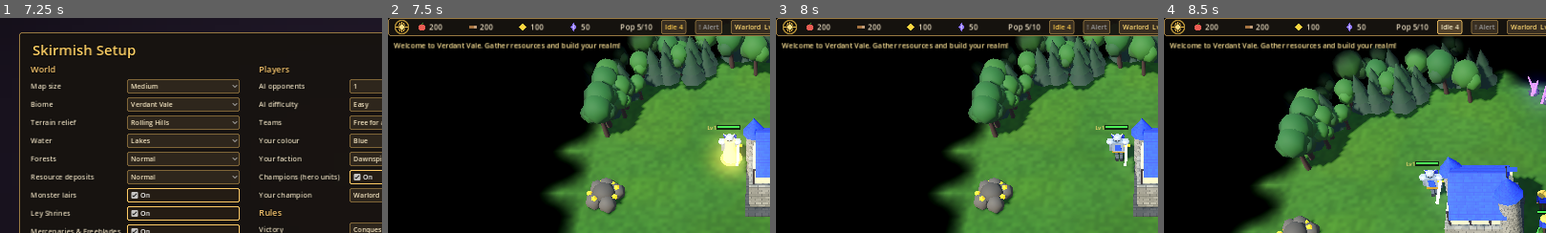
Above: before the commit, frames 1-4 (left to right).
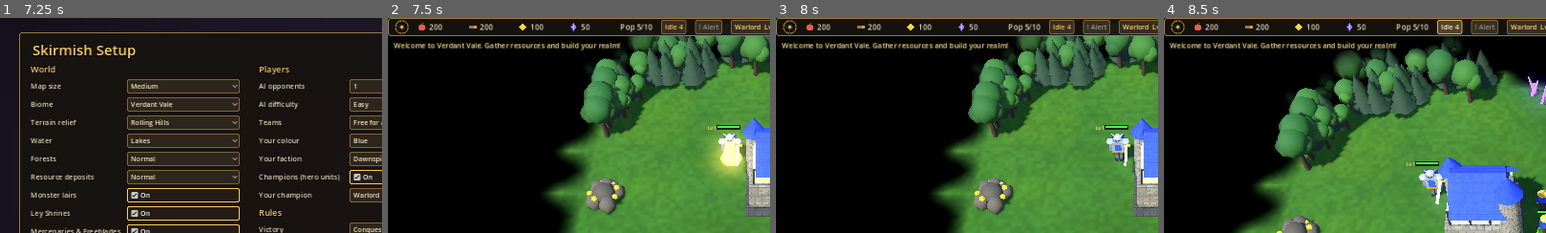
Above: after the commit, the same moments.

Repository: Wut-Lab/Ley-Realms-RTS
Game: Godot game, scene res://scenes/main.tscn
The game is run twice, just before and just after one commit, with the same random seed, the same clock (stepped at 60 frames per second) and the same inputs.
Inputs:
- Up to frame 1 (7.25 s): click "Skirmish" at 0.5 s; click "Normal" at 1.25 s; click "Normal" at 2 s; click "Normal" at 2.75 s; click "Normal" at 3.5 s; click "Easy" at 4.25 s; click "Easy" at 5 s; click "Normal" at 5.75 s; click "Normal" at 6.5 s
- Up to frame 2 (7.5 s): click "Start Game" at 7.25 s
- Up to frame 3 (8 s): no input
- Up to frame 4 (8.5 s): click "Idle 4" at 8 s
The pictures show only the part of the screen within x 0-50%, y 0-50%; the shares and areas given below are measured in that part.

Frame 1 is identical in both runs. In frame 2, 0.1% of the frame differs, in the area x 1-6%, y 0-8%; in frame 3, 0.1%; in frame 4, 0.1%.

Commit message:
Add Duskmire Covenant faction and redraw faction sigils
Fifth faction (Hunter's Moon): +10% unit HP, heal 25% on kills, +15% food.
Sigils now sit on rimmed, shaded medallions with gradient-filled, outlined
emblems.

Co-Authored-By: Claude Opus 5.5 <noreply@anthropic.com>
Claude-Session: https://claude.ai/code/session_013BExePrT3fkgkAfAkmsoAR

Diff:
--- a/scripts/defs.gd
+++ b/scripts/defs.gd
@@ -306,7 +306,7 @@
 
 # ---------------------------------------------------------------- champions
 # ---------------------------------------------------------------- factions
-const FACTION_ORDER := ["dawnspire", "thornveil", "ironhold", "starweave"]
+const FACTION_ORDER := ["dawnspire", "thornveil", "ironhold", "starweave", "duskmire"]
 const FACTIONS := {
 	"dawnspire": {"name": "Dawnspire Concord", "sigil": "Radiant Sun", "color": Color(1.0, 0.8, 0.3),
 		"perk": "Hallowed Bastions: buildings have +35% HP, towers +1 range, and all units slowly regenerate.",
@@ -320,6 +320,9 @@
 	"starweave": {"name": "Starweave Circle", "sigil": "Eight-Pointed Star", "color": Color(0.6, 0.7, 1.0),
 		"perk": "Ley Attunement: +35% mana gathering, +30% magic and healing, champion earns +40% XP.",
 		"blurb": "Astromancers who drink from the ley lines. Their magic and heroes grow fast."},
+	"duskmire": {"name": "Duskmire Covenant", "sigil": "Hunter's Moon", "color": Color(0.78, 0.45, 0.85),
+		"perk": "Night's Hunger: units have +10% HP and heal 25% of their max HP on every kill, +15% food gathering.",
+		"blurb": "Moon-bound hunters of the fen. Their warbands grow stronger the longer a fight lasts."},
 }
 
 const CHAMPION_ORDER := ["warlord", "archmage", "priestess"]
--- a/scripts/faction_icon.gd
+++ b/scripts/faction_icon.gd
@@ -1,53 +1,146 @@
 class_name FactionIcon
 extends Control
-## Drawn faction sigil: sun, thorn-leaf, anvil or star.
+## Drawn faction sigil on a rimmed medallion.
 
 var faction := "dawnspire"
+var m := Vector2.ZERO
+var r := 1.0
+var c := Color.WHITE
 
 
 func _draw() -> void:
-	var f: Dictionary = Defs.FACTIONS[faction]
-	var c: Color = f["color"]
-	var s := minf(size.x, size.y)
-	var m := size * 0.5
-	var r := s * 0.5
-	draw_circle(m, r, Color(0.08, 0.06, 0.05, 0.85))
-	draw_arc(m, r - 1.0, 0, TAU, 32, c.darkened(0.3), 1.5, true)
+	c = Defs.FACTIONS[faction]["color"]
+	m = size * 0.5
+	r = minf(size.x, size.y) * 0.5
+	# medallion: rim, bevel, radial-shaded field
+	draw_circle(m, r, c.darkened(0.65))
+	_disc(r * 0.92, c.lightened(0.15), c.darkened(0.45))
+	_disc(r * 0.8, c.darkened(0.55).lerp(Color(0.1, 0.08, 0.12), 0.4), Color(0.05, 0.04, 0.06))
+	for i in 12:
+		var a := TAU * i / 12.0
+		draw_circle(m + Vector2(cos(a), sin(a)) * r * 0.86, r * 0.025, c.lightened(0.4))
 	match faction:
-		"dawnspire":
-			for i in 12:
-				var a := TAU * i / 12.0
-				var d := Vector2(cos(a), sin(a))
-				var w := Vector2(-d.y, d.x) * r * 0.1
-				var len := r * (0.82 if i % 2 == 0 else 0.68)
-				draw_colored_polygon(PackedVector2Array([m + d * r * 0.3 + w, m + d * len, m + d * r * 0.3 - w]), c)
-			draw_circle(m, r * 0.34, c.lightened(0.3))
-		"thornveil":
-			var leaf := PackedVector2Array()
-			for i in 17:
-				var t := float(i) / 16.0
-				var y := lerpf(-0.78, 0.6, t)
-				leaf.append(m + Vector2(sin(t * PI) * 0.42, y) * r)
-			for i in range(15, 0, -1):
-				var t := float(i) / 16.0
-				leaf.append(m + Vector2(-sin(t * PI) * 0.42, lerpf(-0.78, 0.6, t)) * r)
-			draw_colored_polygon(leaf, c)
-			draw_line(m + Vector2(0, -0.6) * r, m + Vector2(0, 0.8) * r, c.darkened(0.5), 1.5)
-			for sd in [-1.0, 1.0]:
-				for y in [-0.2, 0.25]:
-					var p := m + Vector2(sd * 0.4, y) * r
-					draw_colored_polygon(PackedVector2Array([p, p + Vector2(sd * 0.25, -0.12) * r, p + Vector2(0, -0.2) * r]), c.darkened(0.2))
-		"ironhold":
-			draw_colored_polygon(PackedVector2Array([m + Vector2(-0.7, -0.35) * r, m + Vector2(0.5, -0.35) * r,
-				m + Vector2(0.75, -0.15) * r, m + Vector2(0.25, -0.05) * r, m + Vector2(0.25, 0.25) * r,
-				m + Vector2(-0.3, 0.25) * r, m + Vector2(-0.3, -0.05) * r, m + Vector2(-0.6, -0.15) * r]), c)
-			draw_rect(Rect2(m + Vector2(-0.5, 0.25) * r, Vector2(1.0, 0.22) * r), c.darkened(0.2))
-			draw_circle(m + Vector2(0, -0.62) * r, r * 0.12, Color(1.0, 0.55, 0.2))
-		"starweave":
-			var pts := PackedVector2Array()
-			for i in 16:
-				var a := TAU * i / 16.0 - PI / 2
-				var rr := r * (0.85 if i % 2 == 0 else (0.3 if i % 4 == 1 else 0.38))
-				pts.append(m + Vector2(cos(a), sin(a)) * rr)
-			draw_colored_polygon(pts, c)
-			draw_circle(m, r * 0.16, Color(1, 1, 1, 0.9))
+		"dawnspire": _sun()
+		"thornveil": _leaf()
+		"ironhold": _anvil()
+		"starweave": _star()
+		"duskmire": _moon()
+	# top-left gloss
+	draw_arc(m, r * 0.74, PI * 1.05, PI * 1.45, 12, Color(1, 1, 1, 0.18), r * 0.05, true)
+
+
+func _p(x: float, y: float) -> Vector2:
+	return m + Vector2(x, y) * r
+
+
+func _disc(rad: float, inner: Color, outer: Color) -> void:
+	var pts := PackedVector2Array([m + Vector2(-0.25, -0.3) * rad])
+	var cols := PackedColorArray([inner])
+	for i in 41:
+		var a := TAU * i / 40.0
+		pts.append(m + Vector2(cos(a), sin(a)) * rad)
+		cols.append(outer)
+	draw_polygon(pts, cols)
+
+
+## Gradient fill (light top, dark bottom) with a dark outline.
+func _shape(pts: PackedVector2Array, col: Color, outline := true) -> void:
+	var cols := PackedColorArray()
+	for p in pts:
+		var t := clampf((p.y - (m.y - r * 0.7)) / (r * 1.4), 0.0, 1.0)
+		cols.append(col.lightened(0.4).lerp(col.darkened(0.3), t))
+	draw_polygon(pts, cols)
+	if outline:
+		var o := pts.duplicate()
+		o.append(pts[0])
+		draw_polyline(o, Color(0.05, 0.03, 0.02, 0.9), maxf(1.0, r * 0.045), true)
+
+
+func _sun() -> void:
+	var rays := PackedVector2Array()
+	for i in 32:
+		var a := TAU * i / 32.0 - PI / 2
+		var rr := 0.3
+		if i % 2 == 0:
+			rr = 0.7 if i % 4 == 0 else 0.52
+		rays.append(_p(cos(a) * rr, sin(a) * rr))
+	_shape(rays, c)
+	var disc := PackedVector2Array()
+	for i in 24:
+		var a := TAU * i / 24.0
+		disc.append(_p(cos(a) * 0.27, sin(a) * 0.27))
+	_shape(disc, c.lightened(0.35))
+	draw_arc(m, r * 0.19, 0, TAU, 24, c.darkened(0.25), maxf(1.0, r * 0.03), true)
+
+
+func _leaf() -> void:
+	var pts := PackedVector2Array()
+	for i in 13:
+		var t := float(i) / 12.0
+		var w := sin(t * PI) * 0.36 + (0.07 if i % 3 == 1 else 0.0)
+		pts.append(_p(w + 0.08 * (1.0 - t), lerpf(0.5, -0.68, t)))
+	for i in range(11, 0, -1):
+		var t := float(i) / 12.0
+		var w := sin(t * PI) * 0.36 + (0.07 if i % 3 == 1 else 0.0)
+		pts.append(_p(-w + 0.08 * (1.0 - t), lerpf(0.5, -0.68, t)))
+	_shape(pts, c)
+	var dark := c.darkened(0.55)
+	var lw := maxf(1.0, r * 0.04)
+	draw_line(_p(0.12, 0.72), _p(0.03, -0.55), dark, lw, true)
+	for k in 3:
+		var y := 0.25 - k * 0.3
+		var cx := 0.08 - k * 0.025
+		draw_line(_p(cx, y), _p(cx + 0.24, y - 0.18), dark, lw * 0.8, true)
+		draw_line(_p(cx, y), _p(cx - 0.24, y - 0.18), dark, lw * 0.8, true)
+
+
+func _anvil() -> void:
+	# flame
+	var fl := PackedVector2Array([_p(0, -0.72), _p(0.12, -0.5), _p(0.2, -0.62), _p(0.24, -0.38), _p(0.1, -0.28),
+		_p(-0.1, -0.28), _p(-0.24, -0.4), _p(-0.16, -0.56), _p(-0.08, -0.46)])
+	_shape(fl, Color(1.0, 0.55, 0.15))
+	draw_colored_polygon(PackedVector2Array([_p(0, -0.52), _p(0.08, -0.34), _p(-0.08, -0.34)]), Color(1, 0.9, 0.5))
+	var av := PackedVector2Array([_p(-0.72, -0.22), _p(-0.4, -0.24), _p(0.52, -0.24), _p(0.6, -0.12),
+		_p(0.3, -0.04), _p(0.18, 0.04), _p(0.18, 0.26), _p(0.42, 0.42), _p(0.42, 0.52), _p(-0.42, 0.52),
+		_p(-0.42, 0.42), _p(-0.18, 0.26), _p(-0.18, 0.04), _p(-0.36, -0.06)])
+	_shape(av, c)
+	draw_line(_p(-0.38, -0.17), _p(0.48, -0.17), c.lightened(0.5), maxf(1.0, r * 0.04), true)
+
+
+func _star() -> void:
+	var pts := PackedVector2Array()
+	for i in 16:
+		var a := TAU * i / 16.0 - PI / 2
+		var rr := 0.2
+		if i % 2 == 0:
+			rr = 0.72 if i % 4 == 0 else 0.46
+		pts.append(_p(cos(a) * rr, sin(a) * rr))
+	_shape(pts, c)
+	var inner := PackedVector2Array()
+	for i in 8:
+		var a := TAU * i / 8.0 - PI / 2
+		var rr := 0.26 if i % 2 == 0 else 0.1
+		inner.append(_p(cos(a) * rr, sin(a) * rr))
+	_shape(inner, Color(0.95, 0.97, 1.0), false)
+	for s in [Vector2(-0.48, -0.5), Vector2(0.5, 0.46), Vector2(0.52, -0.42)]:
+		draw_circle(_p(s.x, s.y), r * 0.04, Color(1, 1, 1, 0.85))
+
+
+func _moon() -> void:
+	var pts := PackedVector2Array()
+	for i in 21:
+		var a := lerpf(-PI * 0.78, PI * 0.78, i / 20.0) + PI
+		pts.append(_p(cos(a) * 0.6, sin(a) * 0.6))
+	for i in range(19, 0, -1):
+		var a := lerpf(-PI * 0.62, PI * 0.62, i / 20.0) + PI
+		pts.append(_p(0.24 + cos(a) * 0.48, sin(a) * 0.48))
+	_shape(pts, c)
+	for s in [[Vector2(0.38, -0.22), 0.12], [Vector2(0.22, 0.3), 0.07], [Vector2(0.52, 0.12), 0.05]]:
+		var p: Vector2 = s[0]
+		var k: float = s[1]
+		var st := PackedVector2Array()
+		for i in 8:
+			var a := TAU * i / 8.0 - PI / 2
+			var rr := k if i % 2 == 0 else k * 0.35
+			st.append(_p(p.x + cos(a) * rr, p.y + sin(a) * rr))
+		draw_colored_polygon(st, Color(1, 0.95, 1.0))
--- a/scripts/game.gd
+++ b/scripts/game.gd
@@ -356,6 +356,9 @@
 			m["siege_mult"] *= 1.3
 			m["gold"] += 0.1
 			m["speed_mult"] *= 0.95
+		"duskmire":
+			m["food"] += 0.15
+			m["hp_mult"] *= 1.1
 		"starweave":
 			m["mana"] += 0.35
 			m["magic"] += 0.3
@@ -1223,6 +1226,8 @@
 	else:
 		amount = 20.0 + victim.max_hp / 60.0
 	var kpid := killer.pid if killer != null and is_instance_valid(killer) else -1
+	if kpid > 0 and victim is Unit and killer is Unit and killer.alive and players[kpid].faction == "duskmire":
+		killer.hp = minf(killer.max_hp, killer.hp + killer.max_hp * 0.25)
 	for i in range(1, players.size()):
 		var c = players[i].champ
 		if c == null or not is_instance_valid(c) or not c.alive:
